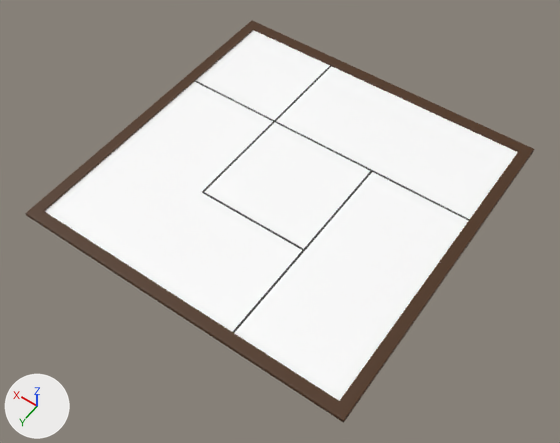
Before and after pictures for a commit that changed the glTF model models/frame1frontView.glb.
Rendered twice from a 50 mm lens placed at (-1.59, 2.31, 3.23), pointed at (-0.06, 0.17, -0.13). The lights are fixed; the arrows at lower left show +X, +Y and +Z. Objects named as collision shapes, trigger or cutter boxes, shadow casters or lower levels of detail are left out.

The older version as bpy lines, for what is in view:
```python
mat_material = principled_material('Material')
mat_material.base_color = (0.0738, 0.0285, 0.00708)  # brown #4d2f14
me_plane = bpy.data.meshes.new('Plane')
me_plane.from_pydata(...)  # 36 vertices, 68 faces; spans x -1.0..1.0, y -1.0..1.0, z 0.0..0.02
# faces by material slot: [66, 2]
me_plane.materials.append(mat_material)  # brown #4d2f14
me_plane.materials.append(mat_material_001)  # picture img_lado
ob_plane = bpy.data.objects.new('Plane', me_plane)
ob_plane.location = (0.0, 0.0, 0.0)
```
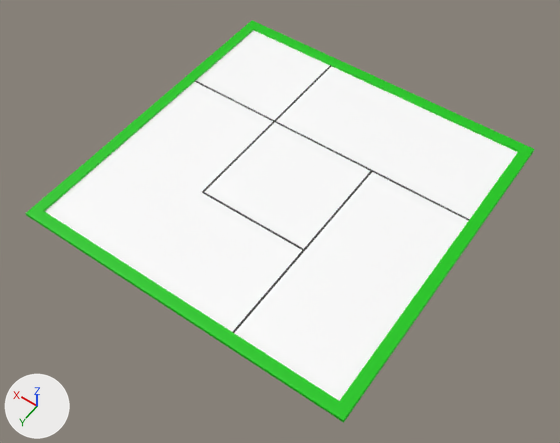
The change, as a diff of the scene's bpy script:
```diff
--- a/models/frame1frontView.glb.py
+++ b/models/frame1frontView.glb.py
@@ mat_material @@
 mat_material = principled_material('Material')
-mat_material.base_color = (0.0738, 0.0285, 0.00708)  # brown #4d2f14
+mat_material.base_color = (0.00278, 0.577, 0.00113)  # green #09c804
```

What differs and where, as boxes [x1, y1, x2, y2] in the pictures (560 x 443 px):
'Plane', recoloured (brown to green): [25, 20, 535, 423] in both
